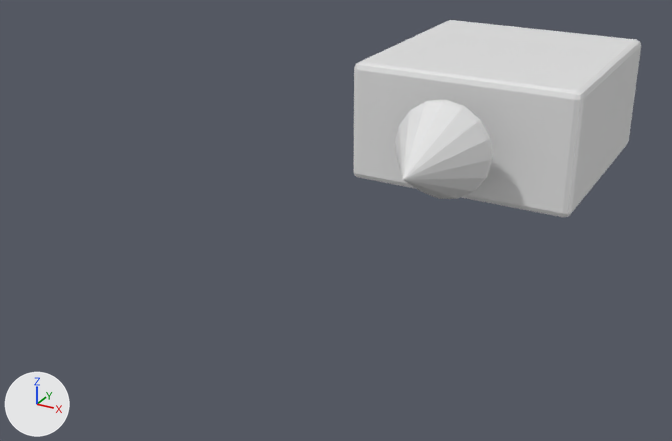
An edit to the FBX model Assets/FBX/generated/SM_Ship_Smuggler_01_Engine.fbx, drawn before and after from the same camera.
Camera for both pictures: a 50 mm camera at (201.0, -604.0, 188.0) aimed at (-45.0, -156.0, -36.0). The lights are fixed; the arrows at lower left show +X, +Y and +Z. The older version comes first.

In view in the first picture: 'SM_Ship_Smuggler_01_Engine'.
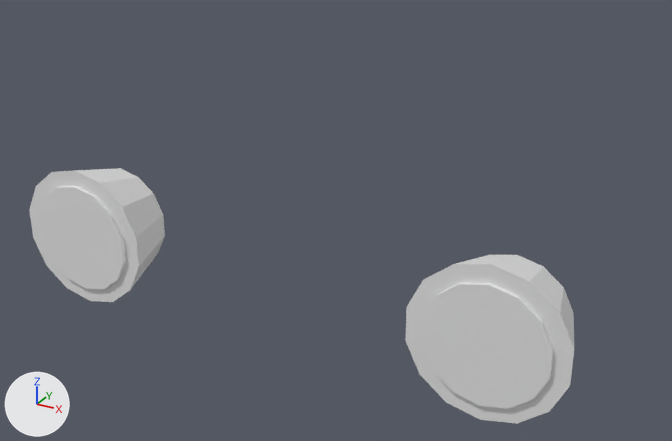
Location of each change, (x1, y1, x2, y2) in pixels of the pictures (672 x 441 px):
'SM_Ship_Smuggler_01_Engine', reshaped, moved (89% wider, 30% taller): before (353, 20, 641, 217); after (29, 168, 574, 424)
part 1 of me_cube_126, added: after (29, 168, 165, 302)
part 2 of me_cube_126, added: after (38, 186, 126, 289)
part 3 of me_cube_126, added: after (405, 255, 574, 424)
part 4 of me_cube_126, added: after (421, 282, 554, 409)
part 5 of me_cube_126, deleted: before (353, 20, 641, 217)
part 6 of me_cube_126, deleted: before (395, 100, 493, 199)

Diff of the bpy script that builds the scene:
```diff
--- a/Assets/FBX/generated/SM_Ship_Smuggler_01_Engine.fbx.py
+++ b/Assets/FBX/generated/SM_Ship_Smuggler_01_Engine.fbx.py
@@ me_cube_126 @@
 # used by ob_sm_ship_smuggler_01_engine; location = (0.0, -4.0, 0.0)
-me_cube_126.from_pydata(...)  # 105 vertices, 103 faces; spans x -75.0..75.0, y -156.0..84.0, z -40.0..40.0
+me_cube_126.from_pydata(...)  # 112 vertices, 64 faces; spans x -136.0..136.0, y -15.0..18.0, z -35.0..35.0
+# me_cube_126 part 1: a new loose piece, a 14-sided cut cone along y (radius 35.0 at the low end, 26.0 at the high end) spanning x -136.0..-69.0, y -13.0..18.0, z -35.0..35.0, in mat_m_engine_compact (white #e7e7e7)
+# me_cube_126 part 2: a new loose piece, a 14-sided cylinder along y spanning x -128.8..-76.3, y -15.0..-13.3, z -26.9..26.9, in mat_m_engine_compact (white #e7e7e7)
+# me_cube_126 part 3: a new loose piece, a 14-sided cut cone along y (radius 35.0 at the low end, 26.0 at the high end) spanning x 69.0..136.0, y -13.0..18.0, z -35.0..35.0, in mat_m_engine_compact (white #e7e7e7)
+# me_cube_126 part 4: a new loose piece, a 14-sided cylinder along y spanning x 76.3..128.8, y -15.0..-13.3, z -26.9..26.9, in mat_m_engine_compact (white #e7e7e7)
+# me_cube_126 part 5: the loose piece of 56 vertices spanning x -75.0..75.0, y -76.0..84.0, z -40.0..40.0 is deleted
+# me_cube_126 part 6: the loose piece of 49 vertices spanning x -31.0..31.0, y -156.0..-96.0, z -31.0..31.0 is deleted
 me_cube_126.materials.append(mat_m_engine_compact)
@@ ob_sm_ship_smuggler_01_engine @@
 ob_sm_ship_smuggler_01_engine = bpy.data.objects.new('SM_Ship_Smuggler_01_Engine', me_cube_126)
-ob_sm_ship_smuggler_01_engine.location = (0.0, -4.0, 0.0)
+ob_sm_ship_smuggler_01_engine.location = (0.0, -291.1, 0.0)
```
